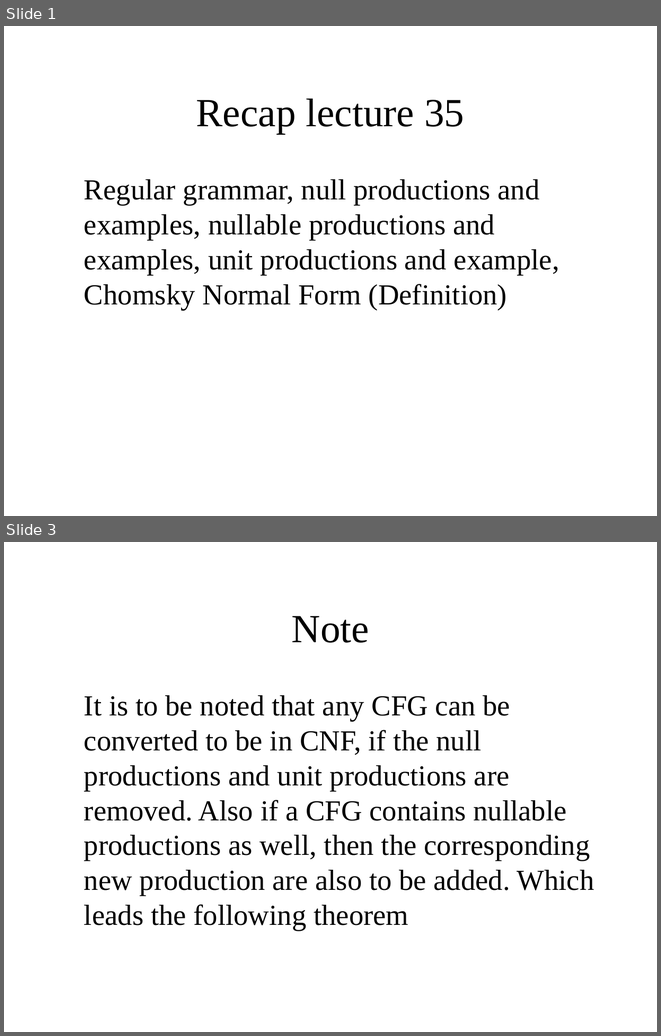
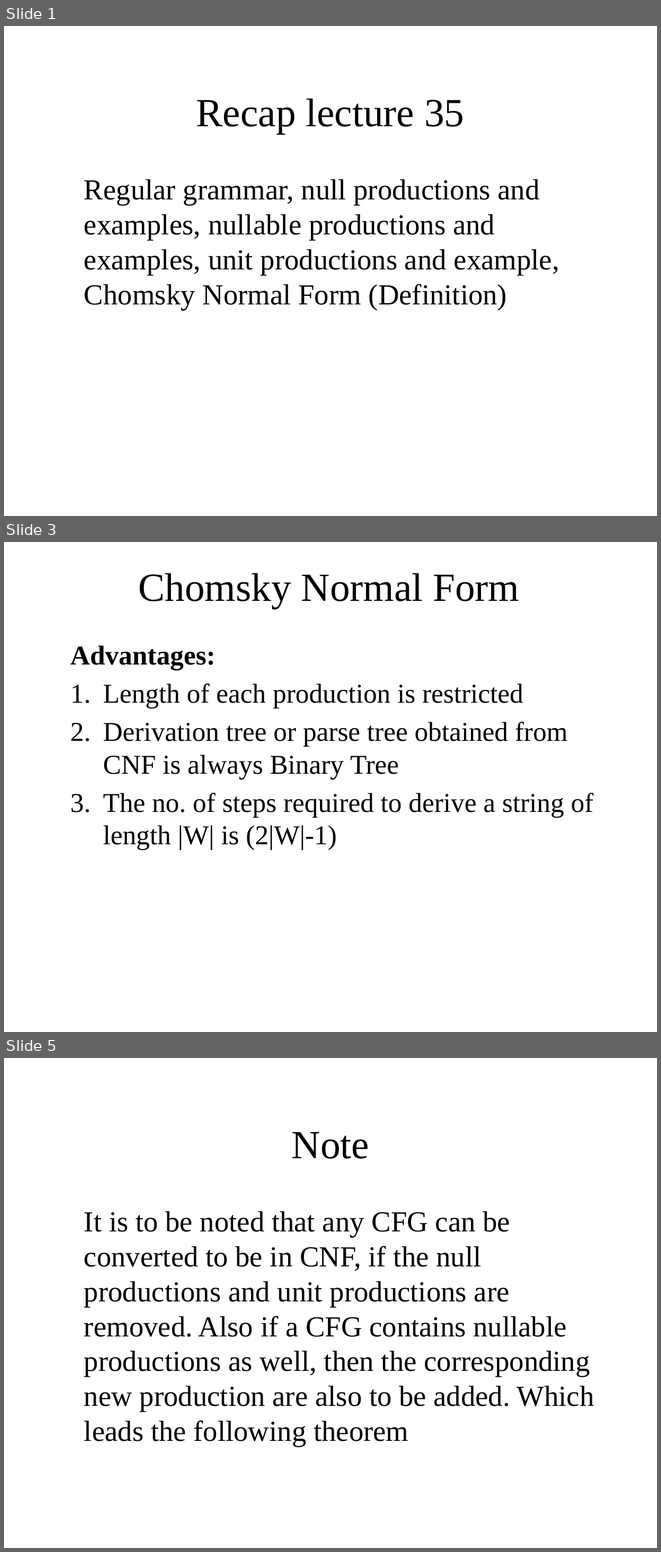
Before and after one commit to bamboat3/toa, a slide deck: Lesson 36.pptx. Shown one above the other, each under a label of ours: slides 1 and 3 before the commit, slides 1, 3 and 5 after it; the slides between them are not shown. The pictures are 661x1036 and 661x1552 pixels, drawn with LibreOffice and Linux fonts; fonts in the diff are those of the drawing. Boxes give left, top, right and bottom in pixels: in the first picture for what was removed or moved away, otherwise in the second. Text is boxed around its words. In the diff, an @@ line names an element or a change of style, - is before the commit and + after.

```diff
--- a/Lesson 36.pptx
+++ b/Lesson 36.pptx
@@ slide 3 added at [4,542,657,1032], background #FFFFFF @@
@@ title added at [138,573,519,608], 44 pt, text #000000 @@
+Chomsky Normal Form
@@ text added at [70,645,594,850], 30 pt, text #000000 @@
+Advantages:
+1. Length of each production is restricted
+2. Derivation tree or parse tree obtained from CNF is always Binary Tree
+3. The no. of steps required to derive a string of length |W| is (2|W|-1)
@@ what was slide 3 is now slide 5 @@
```
Also in this commit, not shown: 4 slides changed, 9 other slides added, 13 slides removed, 1 other file.
